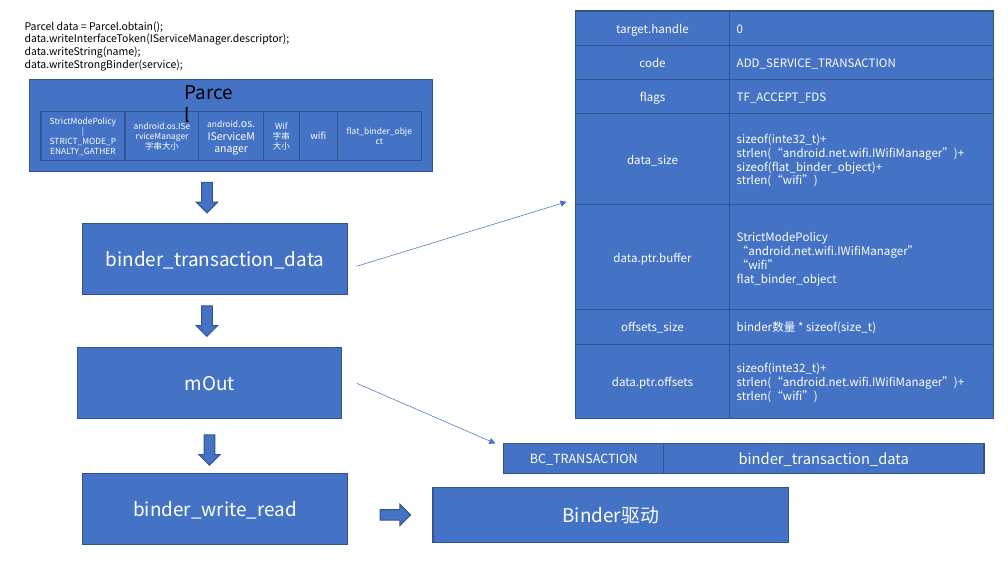
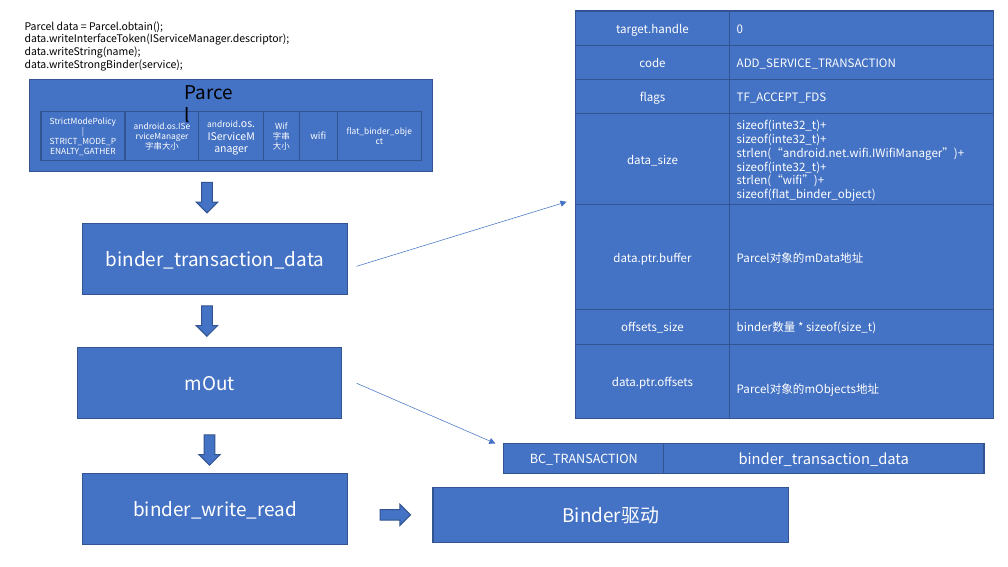
Before and after one commit to lihaoAd/Note, a slide deck: slide 15 of android/binder/binder.pptx. Drawn at 1008x567 pixels with LibreOffice and Linux fonts; fonts in the diff are those of the drawing. Boxes give left, top, right and bottom in pixels: in the first picture for what was removed or moved away, otherwise in the second. Text is boxed around its words. In the diff, an @@ line names an element or a change of style, - is before the commit and + after.

```diff
--- a/android/binder/binder.pptx
+++ b/android/binder/binder.pptx
@@ text in rectangle at [737,119,827,131]: paragraph added @@
+sizeof(inte32_t)+
@@ text in rectangle at [737,161,876,201]: text changed @@
-sizeof(flat_binder_object)+
-strlen(“wifi”)
+sizeof(inte32_t)+
+strlen(“wifi”)+
+sizeof(flat_binder_object)
@@ text in rectangle at [737,252,864,263]: text changed @@
-StrictModePolicy
-“android.net.wifi.IWifiManager”
-“wifi”
-flat_binder_object
+Parcel对象的mData地址
@@ text in rectangle at [737,383,879,396]: text changed @@
-sizeof(inte32_t)+
-strlen(“android.net.wifi.IWifiManager”)+
-strlen(“wifi”)
+Parcel对象的mObjects地址
```
Also in this commit, not shown: 2 other slides changed, 2 slides added, 23 other files.
